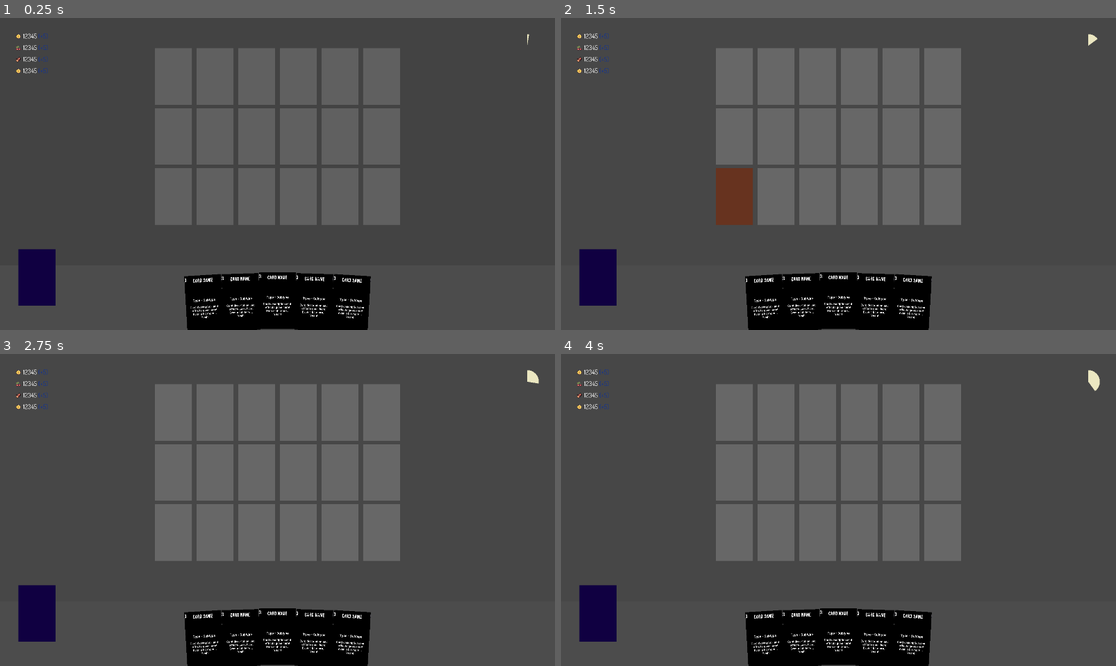
Above: before the commit, frames 1-4 (two rows, left to right).
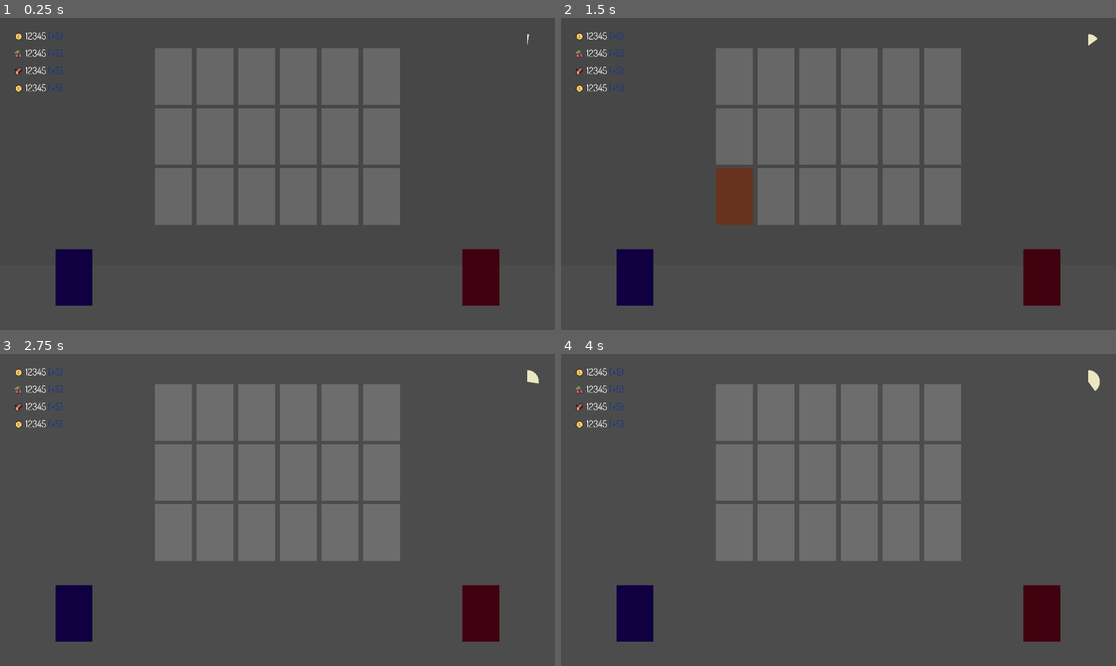
Above: after the commit, the same moments.

Repository: JoaquinLeonArg/LD51
Game: Godot game, scene res://Scenes/GameScene.tscn
Two runs of this game, one before a commit and one after it. Both use one fixed random seed, a clock stepped at 60 frames per second and the inputs below.
Inputs (mouse positions are in pixels of both pictures, inside the frame that each line leads up to):
- Up to frame 1 (0.25 s): no input
- Up to frame 2 (1.5 s): tap Enter at 0.5 s; move the mouse to (960, 158) at 0.52 s; press the mouse at (960, 158) at 0.53 s; hold Up (ui_up) 0.53-1.28 s; tap Space at 1.25 s; move the mouse to (727, 189) at 1.27 s; release the mouse at (727, 189) at 1.28 s; hold Down (ui_down) from 1.28 s (still down); click (727, 189) at 1.35 s
- Up to frame 3 (2.75 s): tap Enter at 2 s; move the mouse to (333, 441) at 2.02 s; release Down (ui_down) at 2.03 s; press the mouse at (333, 441) at 2.03 s; hold Up (ui_up) from 2.03 s (still down)
- Up to frame 4 (4 s): move the mouse to (810, 572) at 2.77 s; release the mouse at (810, 572) at 2.78 s; click (810, 572) at 2.85 s; tap Space at 3.5 s; move the mouse to (1005, 556) at 3.52 s; release Up (ui_up) at 3.53 s; press the mouse at (1005, 556) at 3.53 s; hold Down (ui_down) from 3.53 s (still down)

The runs differ from the first frame. In frame 1, 9.9% of the frame differs, in the area x 2-90%, y 4-100%; in frame 2, 9.9%; in frame 3, 9.9%; in frame 4, 9.9%.
Error before the commit: Invalid call. Nonexistent function 'get_parent' in base 'Nil'. (res://Scripts/PlayerHand.gd:49)
Error after the commit: Parse Error: Too many arguments for "_init()" call. Expected at most 0. (res://Scripts/Content/Cards.gd:84)

Commit message:
End of day 1

Diff:
--- a/Components/Card.tscn
+++ b/Components/Card.tscn
@@ -1,9 +1,10 @@
-[gd_scene load_steps=9 format=2]
+[gd_scene load_steps=10 format=2]
 
 [ext_resource path="res://Scripts/Card.gd" type="Script" id=1]
 [ext_resource path="res://Resources/BebasNeueRegular.tres" type="DynamicFont" id=2]
 [ext_resource path="res://Resources/RobotoRegular.tres" type="DynamicFont" id=3]
 [ext_resource path="res://Resources/RobotoBold.tres" type="DynamicFont" id=4]
+[ext_resource path="res://RawResources/Graphics/card_duration.png" type="Texture" id=5]
 
 [sub_resource type="Theme" id=1]
 default_font = ExtResource( 2 )
@@ -77,3 +78,15 @@
 bbcode_text = "[right]3[/right]"
 text = "3"
 scroll_active = false
+
+[node name="Duration" type="TextureProgress" parent="."]
+visible = false
+margin_left = -64.0
+margin_top = -160.0
+margin_right = 64.0
+margin_bottom = -144.0
+rect_scale = Vector2( 1, 0.5 )
+max_value = 1.0
+step = 0.001
+value = 1.0
+texture_progress = ExtResource( 5 )
--- /dev/null
+++ b/Components/DiscardArea.tscn
@@ -0,0 +1,14 @@
+[gd_scene load_steps=2 format=2]
+
+[ext_resource path="res://Scripts/DiscardArea.gd" type="Script" id=1]
+
+[node name="DiscardArea" type="Node2D"]
+script = ExtResource( 1 )
+
+[node name="ColorRect" type="ColorRect" parent="."]
+margin_left = -64.0
+margin_top = -152.0
+margin_right = 64.0
+margin_bottom = 44.0
+rect_pivot_offset = Vector2( 64, 152 )
+color = Color( 0.258824, 0, 0.0588235, 1 )
--- /dev/null
+++ b/Components/PlayActionArea.tscn
@@ -0,0 +1,11 @@
+[gd_scene load_steps=2 format=2]
+
+[ext_resource path="res://Scripts/PlayAreaActions.gd" type="Script" id=1]
+
+[node name="PlayActionArea" type="ColorRect"]
+margin_left = -960.0
+margin_top = -100.0
+margin_right = 960.0
+margin_bottom = 760.0
+color = Color( 0, 0, 0, 0.117647 )
+script = ExtResource( 1 )
--- a/Components/PlayArea.tscn
+++ b/Components/PlayArea.tscn
@@ -1,7 +1,8 @@
-[gd_scene load_steps=3 format=2]
+[gd_scene load_steps=4 format=2]
 
 [ext_resource path="res://Scripts/PlayArea.gd" type="Script" id=1]
 [ext_resource path="res://Components/PlayAreaSlot.tscn" type="PackedScene" id=2]
+[ext_resource path="res://Components/PlayActionArea.tscn" type="PackedScene" id=3]
 
 [node name="PlayArea" type="Node2D"]
 z_index = -1
@@ -61,9 +62,4 @@
 [node name="PlayAreaSlot18" parent="." instance=ExtResource( 2 )]
 position = Vector2( 296, 424 )
 
-[node name="ActionArea" type="ColorRect" parent="."]
-margin_left = -960.0
-margin_top = -100.0
-margin_right = 960.0
-margin_bottom = 760.0
-color = Color( 0, 0, 0, 0.117647 )
+[node name="PlayActionArea" parent="." instance=ExtResource( 3 )]
--- a/Scenes/GameScene.tscn
+++ b/Scenes/GameScene.tscn
@@ -1,10 +1,11 @@
-[gd_scene load_steps=6 format=2]
+[gd_scene load_steps=7 format=2]
 
 [ext_resource path="res://Components/PlayerHand.tscn" type="PackedScene" id=1]
 [ext_resource path="res://Components/PlayArea.tscn" type="PackedScene" id=2]
 [ext_resource path="res://Components/ResourceArea.tscn" type="PackedScene" id=3]
 [ext_resource path="res://Components/SeasonArea.tscn" type="PackedScene" id=4]
 [ext_resource path="res://Components/DeckArea.tscn" type="PackedScene" id=5]
+[ext_resource path="res://Components/DiscardArea.tscn" type="PackedScene" id=6]
 
 [node name="GameScene" type="Node2D"]
 
@@ -16,9 +17,13 @@
 
 [node name="ResourceArea" parent="." instance=ExtResource( 3 )]
 position = Vector2( 64, 64 )
+scale = Vector2( 1.5, 1.5 )
 
 [node name="SeasonArea" parent="." instance=ExtResource( 4 )]
 position = Vector2( 1824, 96 )
 
 [node name="DeckArea" parent="." instance=ExtResource( 5 )]
-position = Vector2( 128, 952 )
+position = Vector2( 256, 952 )
+
+[node name="DiscardArea" parent="." instance=ExtResource( 6 )]
+position = Vector2( 1664, 952 )
--- a/Scripts/Card.gd
+++ b/Scripts/Card.gd
@@ -23,16 +23,19 @@
 	_x = $CardArea.connect("mouse_entered", self, "on_mouse_entered")
 	_x = $CardArea.connect("mouse_exited", self, "on_mouse_exited")
 
-
-	# var card_data = cd.CardDataProperties.new()
-	# card_data.behaviors = [cd.CardBehavior]
-	# self.data = cd.CardData.new(card_data)
-	# self.data.play()
+func _process(delta):
+	self.data.update(delta)
 
 func set_data(_data):
 	self.data = _data
+	$CardArea/CardName.bbcode_text = "[center]%s[/center]" % self.data.name
+	if self.data.max_duration > 0:
+		$Duration.visible = true
+
+
 	var _x
 	_x = self.data.connect("entered_field", self, "entered_field")
+	_x = self.data.connect("entered_discard", self, "entered_discard")
 
 func _input(event):
 	if not self.enabled:
--- a/Scripts/Classes/CardData.gd
+++ b/Scripts/Classes/CardData.gd
@@ -25,7 +25,8 @@
 	var name: String = "Unknown"
 	var wood_cost: int
 	var gold_cost: int
-	var build_time: int = 0
+	var duration: int = -1
+	var cooldown: int = -1
 	var card_type: int # <CardType>
 	var card_subtype: int # <CardSubtype>
 	var artwork_path: String
@@ -38,6 +39,7 @@
 	var name: String
 	var type: int # <CardType>
 	var subtypes: Array # <CardSubtype>
+	var remaining_duration: int
 	var wood_cost: int
 	var gold_cost: int
 	var artwork: Resource
@@ -64,6 +66,8 @@
 			print("\t Attaching behavior: %s" % behavior)
 			self.behaviors.append(behavior)
 		self.behaviors.sort_custom(self, "sort_behaviors")
+		if _props.duration > 0:
+			self.remaining_duration = _props.duration
 	func can_be_played():
 		if State.state.resources.resources[rd.ResourceType.GOLD] < self.gold_cost:
 			return false
@@ -73,6 +77,13 @@
 			if not behavior.can_be_played():
 				return false
 		return true
+	func update(delta):
+		if self.remaining_duration > 0:
+			self.remaining_duration -= delta
+			if self.remaining_duration <= 0:
+				for behavior in self.behaviors:
+					behavior.on_destroy()
+				self.entered_discard()
 	func set_active(_active: bool):
 		if not _active and State.state.current_card == self:
 			State.state.current_card = null
--- /dev/null
+++ b/Scripts/Classes/DiscardData.gd
@@ -0,0 +1,2 @@
+class DiscardData:
+    var cards: Array = [] # <Card>
--- a/Scripts/Classes/GameStateManager.gd
+++ b/Scripts/Classes/GameStateManager.gd
@@ -11,6 +11,7 @@
     var resources = null
     var seasons = null
     var deck = null
+    var discard = null
     var difficulty = df.Difficulty.EASY
 
 var state = State.new()
--- a/Scripts/Classes/ResourceData.gd
+++ b/Scripts/Classes/ResourceData.gd
@@ -15,7 +15,7 @@
 		ResourceType.WOOD: 100,
 		ResourceType.GOLD: 200,
 	}
-	var resource_mod_mult: Dictionary = {
+	var resource_mod: Dictionary = {
 		ResourceType.PEOPLE: 1.0,
 		ResourceType.FOOD: 1.0,
 		ResourceType.WOOD: 1.0,
@@ -37,14 +37,15 @@
 		ExtraResourceType.HAND_SIZE: 3
 	}
 
-	signal resource_value_changed(resource_type, new_amount, old_amount)
-	signal resource_change_changed(resource_type, new_amount, old_amount)
+	signal resource_value_changed(resource_type, old_amount, new_amount)
+	signal resource_change_changed(resource_type, old_amount, new_amount)
+	signal extra_resource_value_changed(resource_type, old_amount, new_amount)
 
 	func _init():
 		print("Resource system starting up")
 	func gain_resource(_resource_type: int, _amount: int):
 		var old = self.resources[_resource_type]
-		self.resources[_resource_type] += _amount * self.resource_mod_mult[_resource_type]
+		self.resources[_resource_type] += _amount * self.resource_mod[_resource_type]
 		self.resources[_resource_type] = min(self.resources[_resource_type], self.resource_max[_resource_type])
 		emit_signal("resource_value_changed", _resource_type, old, self.resources[_resource_type])
 		print("Resource %s changed from %s to %s" % [_resource_type, old, self.resources[_resource_type]])
@@ -53,6 +54,10 @@
 		self.resources[_resource_type] -= _amount
 		self.resources[_resource_type] = max(self.resources[_resource_type], 0)
 		emit_signal("resource_value_changed", _resource_type, old, self.resources[_resource_type])
+	func change_extra_resource(_resource_type: int, _change: int):
+		var old = self.extra_resources[_resource_type]
+		self.extra_resources[_resource_type] += _change
+		emit_signal("extra_resource_value_changed", _resource_type, old, self.extra_resources[_resource_type])
 	func resource_tick():
 		for resource in [ResourceType.PEOPLE, ResourceType.FOOD]:
 			var old = self.resources[resource]
--- a/Scripts/Content/Behaviors.gd
+++ b/Scripts/Content/Behaviors.gd
@@ -23,13 +23,29 @@
 class StaticHandSizeBehavior extends cd.CardBehavior:
 	const rd = preload("res://Scripts/Classes/ResourceData.gd")
 
-	var amount: int
+	var change: int
 
-	func _init(_amount: int).(cd.CardBehaviorPriority.NORMAL):
-		self.amount = _amount
+	func _init(_change: int).(cd.CardBehaviorPriority.NORMAL):
+		self.change = _change
 	func on_play(_target=null):
 		.on_play()
-		State.state.resources.data.change_extra_resource(rd.ExtraResourceType.HAND_SIZE, self.amount)
+		State.state.resources.data.change_extra_resource(rd.ExtraResourceType.HAND_SIZE, self.change)
 	func on_destroy():
 		.on_destroy()
-		State.state.resources.data.change_extra_resource(rd.ExtraResourceType.HAND_SIZE, -self.amount)
+		State.state.resources.data.change_extra_resource(rd.ExtraResourceType.HAND_SIZE, -self.change)
+
+class ChangeMaxResourceBehavior extends cd.CardBehavior:
+	const rd = preload("res://Scripts/Classes/ResourceData.gd")
+	# TODO
+
+class DynamicBehavior extends cd.CardBehavior:
+	const rd = preload("res://Scripts/Classes/ResourceData.gd")
+	# TODO
+
+class ClickBehavior extends cd.CardBehavior:
+	const rd = preload("res://Scripts/Classes/ResourceData.gd")
+	# TODO
+
+class ChangeModifierBehavior extends cd.CardBehavior:
+	const rd = preload("res://Scripts/Classes/ResourceData.gd")
+	# TODO
--- a/Scripts/Content/Cards.gd
+++ b/Scripts/Content/Cards.gd
@@ -4,26 +4,247 @@
 const cd = preload("res://Scripts/Classes/CardData.gd")
 const cb = preload("res://Scripts/Content/Behaviors.gd")
 
-class GoHunting extends cd.CardDataProperties:
+class GoHuntingCard extends cd.CardDataProperties:
 	const res = preload("res://Scripts/Classes/ResourceData.gd")
 
 	func _init():
 		self.name = "Go hunting"
 		self.wood_cost = 0
 		self.gold_cost = 0
-		self.behaviors = [
-			cb.ChangeResourceBehavior.new(res.ResourceType.WOOD, 100),
-		]
-
-class SlaveryCard extends cd.CardDataProperties:
-	const res = preload("res://Scripts/Classes/ResourceData.gd")
-
-	func _init():
-		self.name = "Slavery card"
-		self.wood_cost = 0
-		self.gold_cost = 0
+		self.card_type = cd.CardType.ACTION
+		self.behaviors = [
+			cb.ChangeResourceBehavior.new(res.ResourceType.FOOD, 100),
+		]
+
+class DangerousMiningCard extends cd.CardDataProperties:
+	const res = preload("res://Scripts/Classes/ResourceData.gd")
+
+	func _init():
+		self.name = "Dangerous Mining"
+		self.wood_cost = 0
+		self.gold_cost = 0
+		self.card_type = cd.CardType.ACTION
 		self.artwork_path = "res://RawResources/Graphics/art_test.jpg"
 		self.behaviors = [
 			cb.ChangeResourceBehavior.new(res.ResourceType.GOLD, 100),
 			cb.ChangeResourceBehavior.new(res.ResourceType.PEOPLE, -100)
 		]
+
+class GatherWoodCard extends cd.CardDataProperties:
+	const res = preload("res://Scripts/Classes/ResourceData.gd")
+
+	func _init():
+		self.name = "Gather Wood"
+		self.wood_cost = 0
+		self.gold_cost = 0
+		self.card_type = cd.CardType.ACTION
+		self.artwork_path = "res://RawResources/Graphics/art_test.jpg"
+		self.behaviors = [
+			cb.ChangeResourceBehavior.new(res.ResourceType.WOOD, 100),
+		]
+
+class GoMiningCard extends cd.CardDataProperties:
+	const res = preload("res://Scripts/Classes/ResourceData.gd")
+
+	func _init():
+		self.name = "Go Mining"
+		self.wood_cost = 0
+		self.gold_cost = 0
+		self.card_type = cd.CardType.ACTION
+		self.artwork_path = "res://RawResources/Graphics/art_test.jpg"
+		self.behaviors = [
+			cb.ChangeResourceBehavior.new(res.ResourceType.GOLD, 100),
+		]
+
+class MigratePeopleCard extends cd.CardDataProperties:
+	const res = preload("res://Scripts/Classes/ResourceData.gd")
+
+	func _init():
+		self.name = "Migrate People"
+		self.wood_cost = 0
+		self.gold_cost = 0
+		self.card_type = cd.CardType.ACTION
+		self.artwork_path = "res://RawResources/Graphics/art_test.jpg"
+		self.behaviors = [
+			cb.ChangeResourceBehavior.new(res.ResourceType.PEOPLE, 100),
+		]
+
+class IntermitentFastingCard extends cd.CardDataProperties:
+	const res = preload("res://Scripts/Classes/ResourceData.gd")
+
+	func _init():
+		self.name = "Intermitent Fasting"
+		self.wood_cost = 0
+		self.gold_cost = 0
+		self.card_type = cd.CardType.BUILDING
+		self.card_subtype = cd.CardSubtype.STATIC
+		self.duration = 10
+		self.artwork_path = "res://RawResources/Graphics/art_test.jpg"
+		self.behaviors = [
+			cb.ChangeModifierBehavior.new(res.ResourceType.FOOD, 0.5), # 50% food for 10 seconds
+		]
+
+class HuntMammothCard extends cd.CardDataProperties:
+	const res = preload("res://Scripts/Classes/ResourceData.gd")
+
+	func _init():
+		self.name = "Hunt Mammoth"
+		self.wood_cost = 0
+		self.gold_cost = 0
+		self.card_type = cd.CardType.ACTION
+		self.artwork_path = "res://RawResources/Graphics/art_test.jpg"
+		self.behaviors = [
+			cb.ChangeResourceBehavior.new(res.ResourceType.FOOD, 100),
+		]
+
+class HireIllegalBulldozerCard extends cd.CardDataProperties:
+	const res = preload("res://Scripts/Classes/ResourceData.gd")
+
+	func _init():
+		self.name = "Hire Illegal Bulldozer"
+		self.wood_cost = 0
+		self.gold_cost = 0
+		self.card_type = cd.CardType.ACTION
+		self.artwork_path = "res://RawResources/Graphics/art_test.jpg"
+		self.behaviors = [
+			cb.ChangeResourceBehavior.new(res.ResourceType.WOOD, 100),
+		]
+
+class FunHouseCard extends cd.CardDataProperties:
+	const res = preload("res://Scripts/Classes/ResourceData.gd")
+
+	func _init():
+		self.name = "Fun House"
+		self.wood_cost = 0
+		self.gold_cost = 0
+		self.card_type = cd.CardType.BUILDING
+		self.card_subtype = cd.CardSubType.ACTIVABLE
+		self.artwork_path = "res://RawResources/Graphics/art_test.jpg"
+		self.behaviors = [
+			cb.ClickBehavior.new([
+				cb.ChangeResourceBehavior.new(res.ResourceType.GOLD, 100),
+				cb.ChangeResourceBehavior.new(res.ResourceType.PEOPLE, -100),
+			]),
+		]
+
+class TradingPostCard extends cd.CardDataProperties:
+	const res = preload("res://Scripts/Classes/ResourceData.gd")
+
+	func _init():
+		self.name = "Trading Post"
+		self.wood_cost = 0
+		self.gold_cost = 0
+		self.card_subtype = cd.CardSubType.ACTIVABLE
+		self.card_type = cd.CardType.BUILDING
+		self.artwork_path = "res://RawResources/Graphics/art_test.jpg"
+		self.behaviors = [
+			cb.ClickBehavior.new([
+				cb.ChangeResourceBehavior.new(res.ResourceType.GOLD, 100),
+				cb.ChangeResourceBehavior.new(res.ResourceType.WOOD, -100),
+			]),
+		]
+
+class StorageCard extends cd.CardDataProperties:
+	const res = preload("res://Scripts/Classes/ResourceData.gd")
+
+	func _init():
+		self.name = "Storage"
+		self.wood_cost = 0
+		self.gold_cost = 0
+		self.card_subtype = cd.CardSubType.ACTIVABLE
+		self.card_type = cd.CardType.BUILDING
+		self.artwork_path = "res://RawResources/Graphics/art_test.jpg"
+		self.behaviors = [
+			cb.ChangeMaxResourceBehavior.new(res.ResourceType.GOLD, 100),
+			cb.ChangeMaxResourceBehavior.new(res.ResourceType.WOOD, 100),
+			cb.ChangeMaxResourceBehavior.new(res.ResourceType.FOOD, 100),
+		]
+
+class MillCard extends cd.CardDataProperties:
+	const res = preload("res://Scripts/Classes/ResourceData.gd")
+
+	func _init():
+		self.name = "Mill"
+		self.wood_cost = 0
+		self.gold_cost = 0
+		self.card_subtype = cd.CardSubType.STATIC
+		self.card_type = cd.CardType.BUILDING
+		self.artwork_path = "res://RawResources/Graphics/art_test.jpg"
+		self.behaviors = [
+			cb.ChangeModifierBehavior.new(res.ResourceType.FOOD, 0.25),
+		]
+
+
+class BlacksmithCard extends cd.CardDataProperties:
+	const res = preload("res://Scripts/Classes/ResourceData.gd")
+
+	func _init():
+		self.name = "Blacksmith"
+		self.wood_cost = 0
+		self.gold_cost = 0
+		self.card_subtype = cd.CardSubType.STATIC
+		self.card_type = cd.CardType.BUILDING
+		self.artwork_path = "res://RawResources/Graphics/art_test.jpg"
+		self.behaviors = [
+			cb.ChangeModifierBehavior.new(res.ResourceType.WOOD, 0.25),
+		]
+
+class BankCard extends cd.CardDataProperties:
+	const res = preload("res://Scripts/Classes/ResourceData.gd")
+
+	func _init():
+		self.name = "Bank"
+		self.wood_cost = 0
+		self.gold_cost = 0
+		self.card_subtype = cd.CardSubType.STATIC
+		self.card_type = cd.CardType.BUILDING
+		self.artwork_path = "res://RawResources/Graphics/art_test.jpg"
+		self.behaviors = [
+			cb.ChangeModifierBehavior.new(res.ResourceType.GOLD, 0.25),
+		]
+
+class FarmCard extends cd.CardDataProperties:
+	const res = preload("res://Scripts/Classes/ResourceData.gd")
+
+	func _init():
+		self.name = "Farm"
+		self.wood_cost = 0
+		self.gold_cost = 0
+		self.card_subtype = cd.CardSubType.DYNAMIC
+		self.card_type = cd.CardType.BUILDING
+		self.artwork_path = "res://RawResources/Graphics/art_test.jpg"
+		self.behaviors = [
+			cb.DynamicBehavior.new([
+				cb.ChangeResourceBehavior.new(res.ResourceType.FOOD, 100),
+			])
+		]
+
+class LumberCampCard extends cd.CardDataProperties:
+	const res = preload("res://Scripts/Classes/ResourceData.gd")
+
+	func _init():
+		self.name = "Lumber Camp"
+		self.wood_cost = 0
+		self.gold_cost = 0
+		self.card_subtype = cd.CardSubType.DYNAMIC
+		self.card_type = cd.CardType.BUILDING
+		self.artwork_path = "res://RawResources/Graphics/art_test.jpg"
+		self.behaviors = [
+			cb.DynamicBehavior.new([
+				cb.ChangeResourceBehavior.new(res.ResourceType.WOOD, 100),
+			])
+		]
+
+class HouseCard extends cd.CardDataProperties:
+	const res = preload("res://Scripts/Classes/ResourceData.gd")
+
+	func _init():
+		self.name = "House"
+		self.wood_cost = 0
+		self.gold_cost = 0
+		self.card_subtype = cd.CardSubType.DYNAMIC
+		self.card_type = cd.CardType.BUILDING
+		self.artwork_path = "res://RawResources/Graphics/art_test.jpg"
+		self.behaviors = [
+			cb.StaticHandSizeBehavior.new(1)
+		]
--- /dev/null
+++ b/Scripts/DiscardArea.gd
@@ -0,0 +1,4 @@
+extends Node2D
+
+func _ready():
+	State.state.discard = self
--- a/Scripts/PlayArea.gd
+++ b/Scripts/PlayArea.gd
@@ -1,17 +1,6 @@
 extends Node2D
 
-var hovering: bool = false
+onready var actions_area: ColorRect = $ActionArea
 
 func _ready():
 	State.state.field = self
-	var _x
-	_x = $ActionArea.connect("mouse_entered", self, "on_mouse_entered")
-	_x = $ActionArea.connect("mouse_exited", self, "on_mouse_exited")
-
-func on_mouse_entered():
-	$ActionArea.modulate.a = 0.5
-	self.hovering = true
-
-func on_mouse_exited():
-	$ActionArea.modulate.a = 0.0
-	self.hovering = false
--- /dev/null
+++ b/Scripts/PlayAreaActions.gd
@@ -0,0 +1,18 @@
+extends ColorRect
+
+var hovering: bool = false
+
+func _process(_delta):
+	self.hovering = self.is_mouse_hovering()
+	if self.hovering:
+		self.modulate.a = 0.5
+	else:
+		self.modulate.a = 0.0
+
+func is_mouse_hovering():
+	return [
+		(get_global_mouse_position().x - self.rect_position.x) < self.rect_size.x,
+		(get_global_mouse_position().y - self.rect_position.y) < self.rect_size.y,
+		(get_global_mouse_position().x - self.rect_position.x) > 0,
+		(get_global_mouse_position().y - self.rect_position.y) > 0
+	].count(true) == 4
--- a/Scripts/PlayerHand.gd
+++ b/Scripts/PlayerHand.gd
@@ -20,8 +20,9 @@
 # Methods
 func _ready():
 	State.state.hand = self
-	for _i in range(CARD_COUNT):
-		var card_props = content_cards.SlaveryCard.new()
+	var test_cards = [content_cards.IntermitentFastingCard]
+	for _i in range(len(test_cards)):
+		var card_props = test_cards[_i].new()
 		var card = card_component.instance()
 		card.set_data(cd.CardData.new(card_props))
 		card.data.ui_owner = card
--- a/Scripts/ResourceArea.gd
+++ b/Scripts/ResourceArea.gd
@@ -42,6 +42,11 @@
 	_x = self.data.connect("resource_change_changed", self, "update_resource_change")
 
 func update_resource_value(resource_type, _old, value):
+	if _old == value:
+		return
+	var tween = create_tween()
+	tween.tween_property(self.resource_nodes[resource_type], "rect_scale", Vector2(0.12, 0.12), 0.1)
+	tween.tween_property(self.resource_nodes[resource_type], "rect_scale", Vector2(0.1, 0.1), 0.1)
 	self.resources[resource_type]["value"] = value
 	self.update_ui()
 
@@ -50,7 +55,6 @@
 	self.update_ui()
 
 func update_ui():
-	print('testtest')
 	for resource_type in [rd.ResourceType.PEOPLE, rd.ResourceType.FOOD, rd.ResourceType.WOOD, rd.ResourceType.GOLD]:
 		var change_color: String
 		var change_sign: String
@@ -66,7 +70,4 @@
 		if change < 0:
 			change_color = "#126534"
 			change_sign = "-"
-		var tween = create_tween()
 		self.resource_nodes[resource_type].bbcode_text = "%s ([color=%s]%s%s[/color])" % [new, change_color, change_sign, change]
-		tween.tween_property(self.resource_nodes[resource_type], "rect_scale", Vector2(0.12, 0.12), 0.1)
-		tween.tween_property(self.resource_nodes[resource_type], "rect_scale", Vector2(0.1, 0.1), 0.1)
Binary file added: RawResources/Graphics/card_duration.png
Not shown, added: RawResources/Graphics/card_duration.png.import
